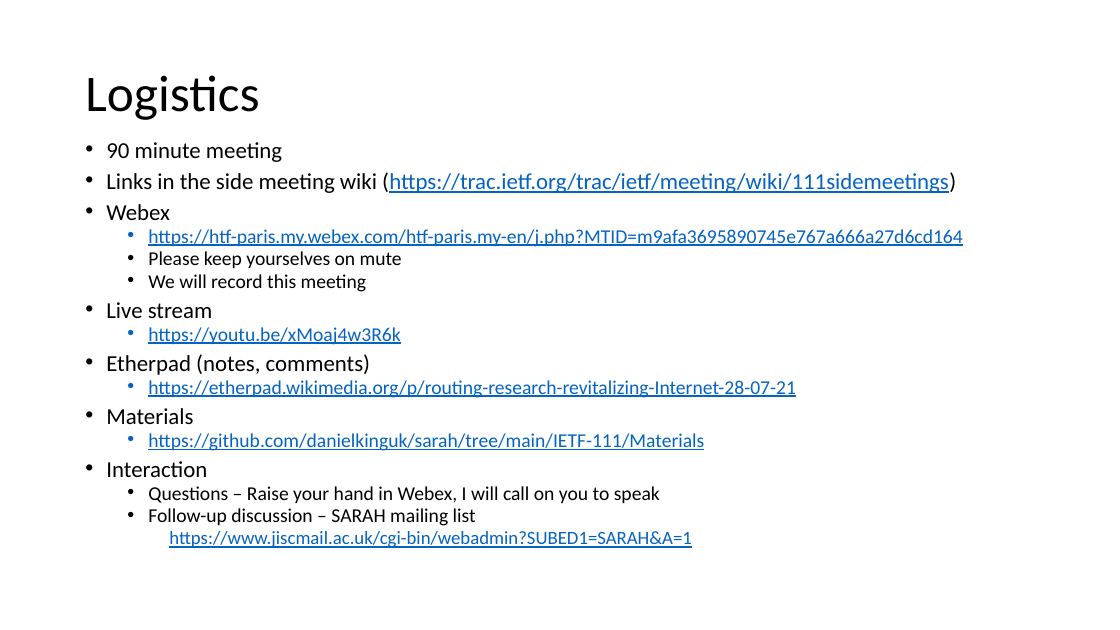
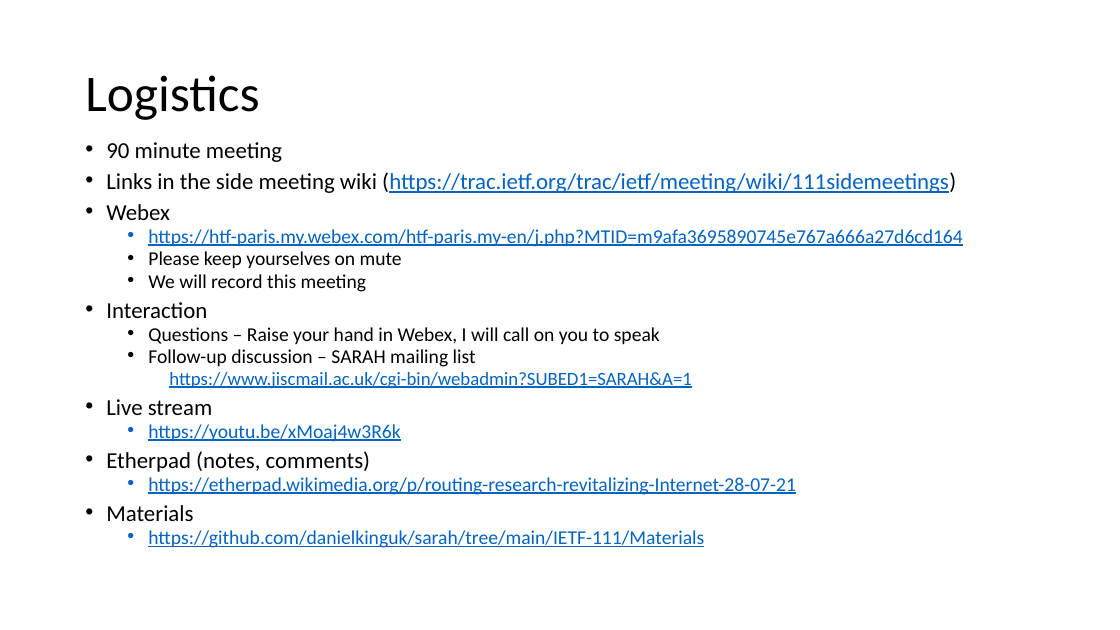
Before and after one commit to danielkinguk/sarah, a slide deck: slide 3 of IETF-111/Materials/SideMeetingModerator.pptx. Drawn at 1120x630 pixels with LibreOffice and Linux fonts; fonts in the diff are those of the drawing. Boxes give left, top, right and bottom in pixels: in the first picture for what was removed or moved away, otherwise in the second. Text is boxed around its words. In the diff, an @@ line names an element or a change of style, - is before the commit and + after.

```diff
--- a/IETF-111/Materials/SideMeetingModerator.pptx
+++ b/IETF-111/Materials/SideMeetingModerator.pptx
@@ text at bbox=[106, 302, 692, 389]: paragraphs added @@
+• Interaction
+  • Questions – Raise your hand in Webex, I will call on you to speak
+  • Follow-up discussion – SARAH mailing list
+    https://www.jiscmail.ac.uk/cgi-bin/webadmin?SUBED1=SARAH&A=1
@@ text at bbox=[106, 461, 692, 548]: paragraphs removed @@
-• Interaction
-  • Questions – Raise your hand in Webex, I will call on you to speak
-  • Follow-up discussion – SARAH mailing list
-    https://www.jiscmail.ac.uk/cgi-bin/webadmin?SUBED1=SARAH&A=1
```
Also in this commit, not shown: 1 other slide changed.
